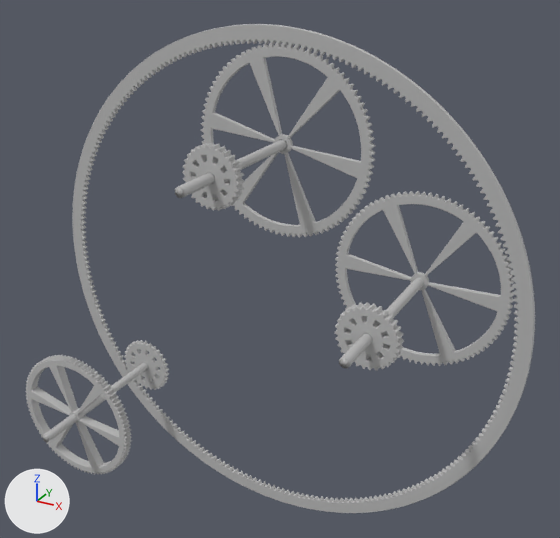
Two versions of the FBX model virutalWatch/Assets/Models/scheibe_mitte.fbx, one commit apart.
Camera for both pictures: a camera (50 mm lens) standing at (1.92, -1.84, 13.39) and looking at (0.17, 1.34, 11.81). The lights are fixed; the arrows at lower left show +X, +Y and +Z. Where no turn or scale is listed for an object, it has been applied to the vertices.

In view in the first picture: 's_m_w1_rad_1', 's_m_w1_rad_2', 's_m_w2_rad_1', 's_m_w2_rad_2', 's_m_w3_rad_1', 's_m_w3_rad_2', 's_m_welle_1', 's_m_welle_2', 's_m_welle_3', 'scheibe_mitte'.
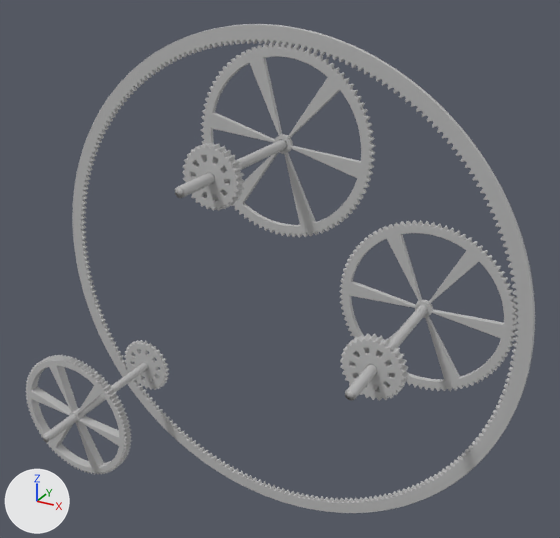
Pixel boxes [x1, y1, x2, y2] of what changed, in the pictures (560 x 538 px):
's_m_w2_rad_1', moved: before [335, 191, 514, 366]; after [339, 220, 517, 391]
's_m_w2_rad_2', moved: before [335, 302, 404, 371]; after [340, 333, 409, 401]
's_m_welle_2', moved: before [339, 278, 424, 368]; after [345, 305, 428, 401]

Patch to the scene script:
```diff
--- a/virutalWatch/Assets/Models/scheibe_mitte.fbx.py
+++ b/virutalWatch/Assets/Models/scheibe_mitte.fbx.py
@@ ob_s_m_w2_rad_1 @@
 ob_s_m_w2_rad_1 = bpy.data.objects.new('s_m_w2_rad_1', me_mesh_005)
-ob_s_m_w2_rad_1.location = (0.847, 1.545, 11.802)
+ob_s_m_w2_rad_1.location = (0.878, 1.545, 11.66)
@@ ob_s_m_w2_rad_2 @@
 ob_s_m_w2_rad_2 = bpy.data.objects.new('s_m_w2_rad_2', me_mesh_006)
-ob_s_m_w2_rad_2.location = (0.847, 0.9, 11.802)
+ob_s_m_w2_rad_2.location = (0.878, 0.9, 11.66)
@@ ob_s_m_welle_2 @@
 ob_s_m_welle_2 = bpy.data.objects.new('s_m_welle_2', me_mesh_004)
-ob_s_m_welle_2.location = (0.847, 1.115, 11.802)
+ob_s_m_welle_2.location = (0.878, 1.115, 11.66)
```
